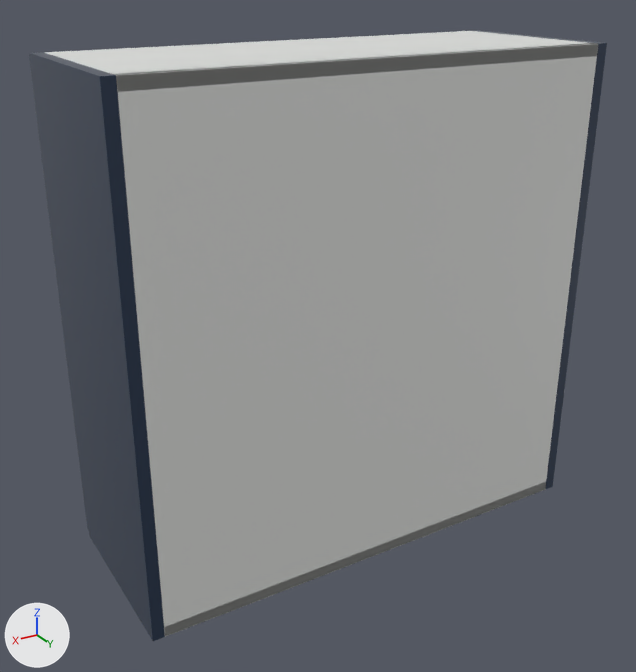
The glTF model storefront/public/cabinet-inventory/models/oppein-pb-bss-w3030.glb as it was, and as the next commit left it.
Both versions are drawn from a camera (50 mm lens) standing at (1.061, 0.945, 0.877) and looking at (0.407, -0.144, 0.333). Lighting does not change. The marker at lower left points along +X, +Y and +Z. The picture after the commit comes second. Where no turn or scale is listed for an object, it has been applied to the vertices.

Names of what the first picture shows: 'Cabinet back', 'Cabinet bottom', 'Cabinet side', 'Cabinet side.001', 'Cabinet top' and 1 more.
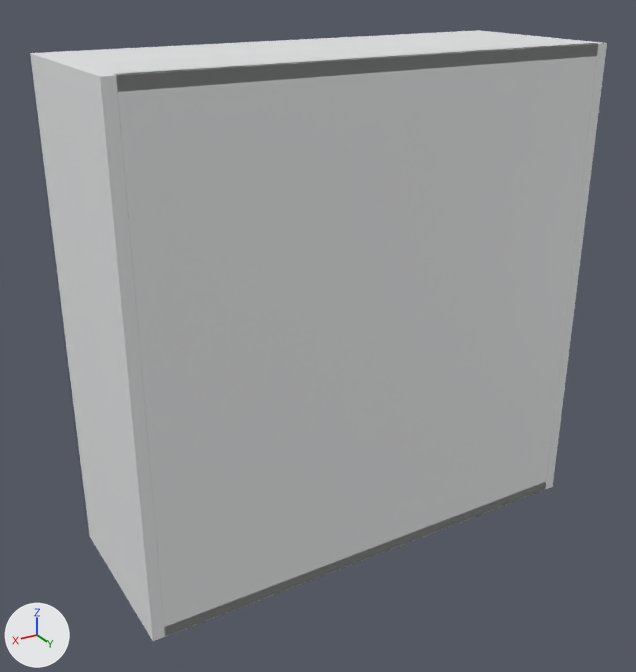
Boxes (x1, y1, x2, y2) around the edits, measured in the pictures (636 x 672 px):
'Cabinet side.001', recoloured (lighter)
    both: (30, 52, 165, 641)
'Cabinet side', recoloured
    both: (477, 30, 607, 489)

The change, as a list of edits to the scene's bpy script:
```text
Add mat_white_cabinet_carcass:
    mat_white_cabinet_carcass = principled_material('White cabinet carcass')
    mat_white_cabinet_carcass.base_color = (0.82, 0.83, 0.835)  # white #eaebec
    mat_white_cabinet_carcass.roughness = 0.48
Change me_cube:
    where me_cube.from_pydata(...)  # 56 vertices, 108 faces; spans x -0.009..0.009, y -0.142..0.142, z -0.381..0.381
    remove me_cube.materials.append(mat_supplier_finish___blue_single_shaker)  # dark blue #24364f
    add me_cube.materials.append(mat_white_cabinet_carcass)  # white #eaebec
Change me_cube_001:
    where me_cube_001.from_pydata(...)  # 56 vertices, 108 faces; spans x -0.009..0.009, y -0.142..0.142, z -0.381..0.381
    remove me_cube_001.materials.append(mat_supplier_finish___blue_single_shaker)  # dark blue #24364f
    add me_cube_001.materials.append(mat_white_cabinet_carcass)  # white #eaebec
```
